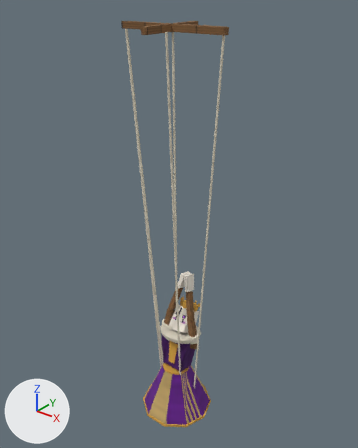
The glTF model assets/models/marionette.glb as it was, and as the next commit left it.
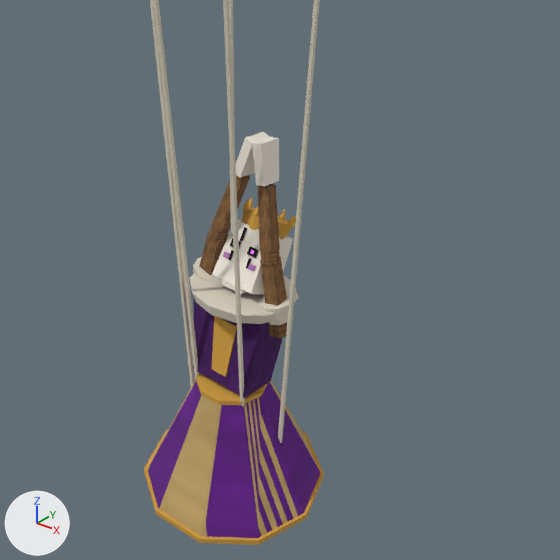
There are two pictures of each version: one whole from a 50 mm lens placed at (6.67, -8.1, 13.57), pointed at (-0.18, 0.47, 8.26), one close up on the part from 25% to 84% of the width and 49% to 97% of the height. The lights are fixed; the arrows at lower left show +X, +Y and +Z. The older version's two pictures come first. Both versions are drawn at frame 12 of the action 'hop'; the numbers are the values there.

The first close-up shows 'chest', 'control', 'forearm_L', 'forearm_R', 'hand_L', 'hand_R', 'head', 'hips', 'upper_arm_L', 'upper_arm_R' and 1 more.
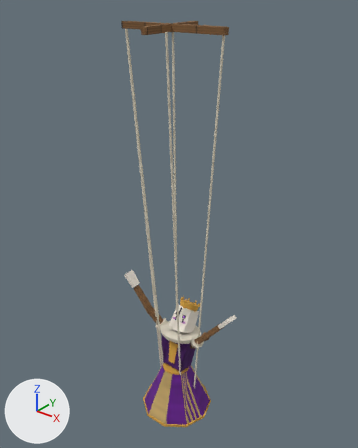
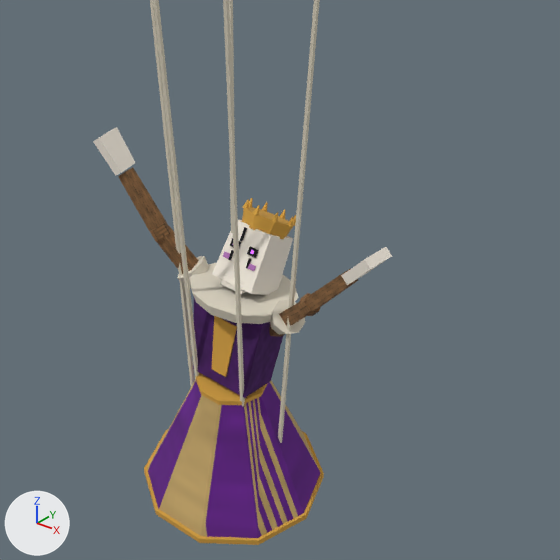
What changed in the scene script:
```text
Change ob_upper_arm_l:
    ob_upper_arm_l.rotation_euler: (-3.002, -0.244, 0.0) -> (-2.793, 0.698, 0.0)  # degrees (-172, -14, 0) -> degrees (-160, 40, 0)
Change ob_upper_arm_r:
    ob_upper_arm_r.rotation_euler: (-3.002, 0.244, 0.0) -> (-2.793, -0.698, 0.0)  # degrees (-172, 14, 0) -> degrees (-160, -40, 0)
```

Pixel boxes (x1, y1, x2, y2) of what changed, in the close-ups (560 x 560 px):
'forearm_L', turned
    before: (258, 184, 280, 265)
    after: (298, 269, 358, 316)
'forearm_R', turned
    before: (208, 175, 250, 242)
    after: (118, 168, 171, 241)
'upper_arm_L', turned
    before: (258, 256, 289, 339)
    after: (269, 300, 307, 337)
'hand_L', turned
    before: (252, 137, 279, 186)
    after: (341, 247, 392, 285)
'hand_R', turned
    before: (236, 132, 270, 178)
    after: (93, 127, 135, 175)
'upper_arm_R', turned
    before: (193, 232, 228, 281)
    after: (154, 226, 209, 288)
